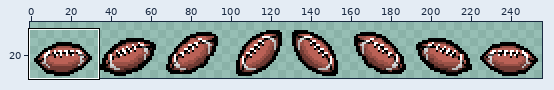
Two versions of one sprite sheet, resources/gfx/familiar/football_reskin.png. Above, an overview of the earlier version with the close-up marked.
Close-up. As it was:
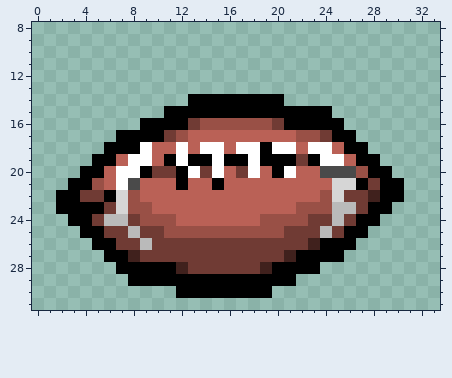
The file is 256x32 pixels. Shown: x 0..33, y 8..31. The wide view leaves out empty margins.
And afterwards:
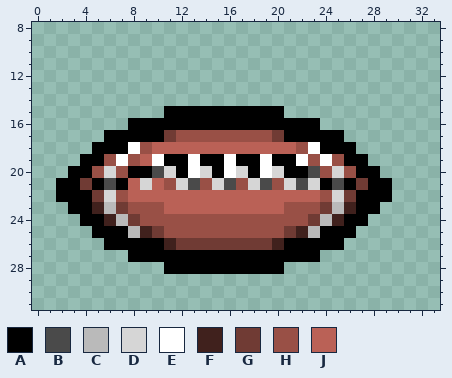
Palette (. is transparent): A #000000  B #4a4a4a  C #bababa  D #d6d6d6  E #ffffff  F #40211d  G #703b34  H #995046  J #ba6156
The exact change:
@@ x 0..33 @@
 13 ..................................
-14 .............AAAAAAAA.............
-15 ...........AAAAAAAAAAAAAA.........
-16 .........AAAAGHHHHHHGAAAAA........
-17 .......AAAAGHJJJJJJJJJHHGAA.......
-18 ......AAAEJJEJEEJEEAEEJEEJAA......
-19 .....AAJEEJAEAAEAAEAAAGAEEJAA.....
-20 ....AAJEEAGGAEGEJGEJAEJJBBBHAA....
-21 ...AAHJEBJJJAJJAJJJJJJJJJDDAGAA...
-22 ..AAGGADHJJJJJJJJJJJJJJJHDGGFAA...
-23 ..AAAAGDHHJJJJJJJJJJJJHHHCCGAA....
-24 ...AAGCCGHHHJJJJJJJHHHHGGCGAA.....
-25 ....AAGGCGGHHHHHHHHHHGGGCGAA......
-26 .....AAGGCGGGGGGGGGGGGGFAAA.......
-27 ......AAFGGGGGGGGGGGGFAAAA........
-28 .......AAAAAFGGGGGGFAAAA..........
-29 ........AAAAAAAAAAAAAA............
-30 ............AAAAAAAA..............
+14 ..................................
+15 ...........AAAAAAAAAA.............
+16 ........AAAAAAAAAAAAAAAA..........
+17 ......AAAAAGHHHHHHHHGAAAAA........
+18 .....AAAEHJJJJJJJJJJJJHEAAA.......
+19 ....AAHEHJEAAEAAEAAEAAEHEHAA......
+20 ...AAHDHAABDAEDAEDAEDAABHDHAA.....
+21 ..AAGABAJDJHDBHDBHDBHDBDABAGAA....
+22 ..AAAGDHJJJJJJJJJJJJJJJJHDGAAA....
+23 ...AAFCGHHHJJJJJJJJJJHHHGCFAA.....
+24 ....AAFCGHHHHHHHHHHHHHHGCFAA......
+25 .....AAACFGHHHHHHHHHHGFCAAA.......
+26 ......AAAAAFGGGGGGGGFAAAAA........
+27 ........AAAAAAAAAAAAAAAA..........
+28 ...........AAAAAAAAAA.............
+29 ..................................
+30 ..................................
 31 ..................................
Where, in picture pixels (left, top, right, bottom), the same in both close-ups:
changed: (56, 94, 404, 298)
